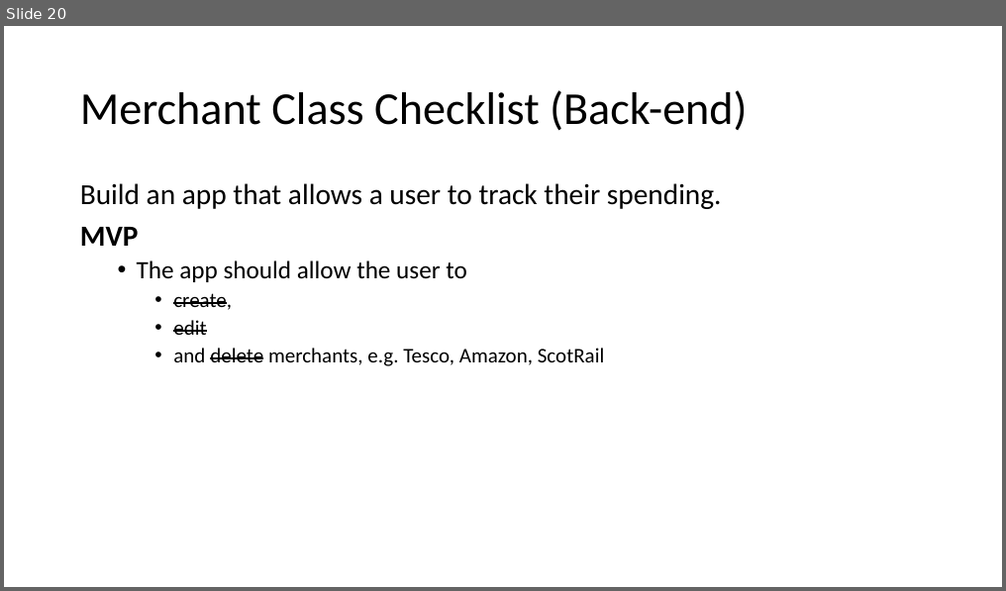
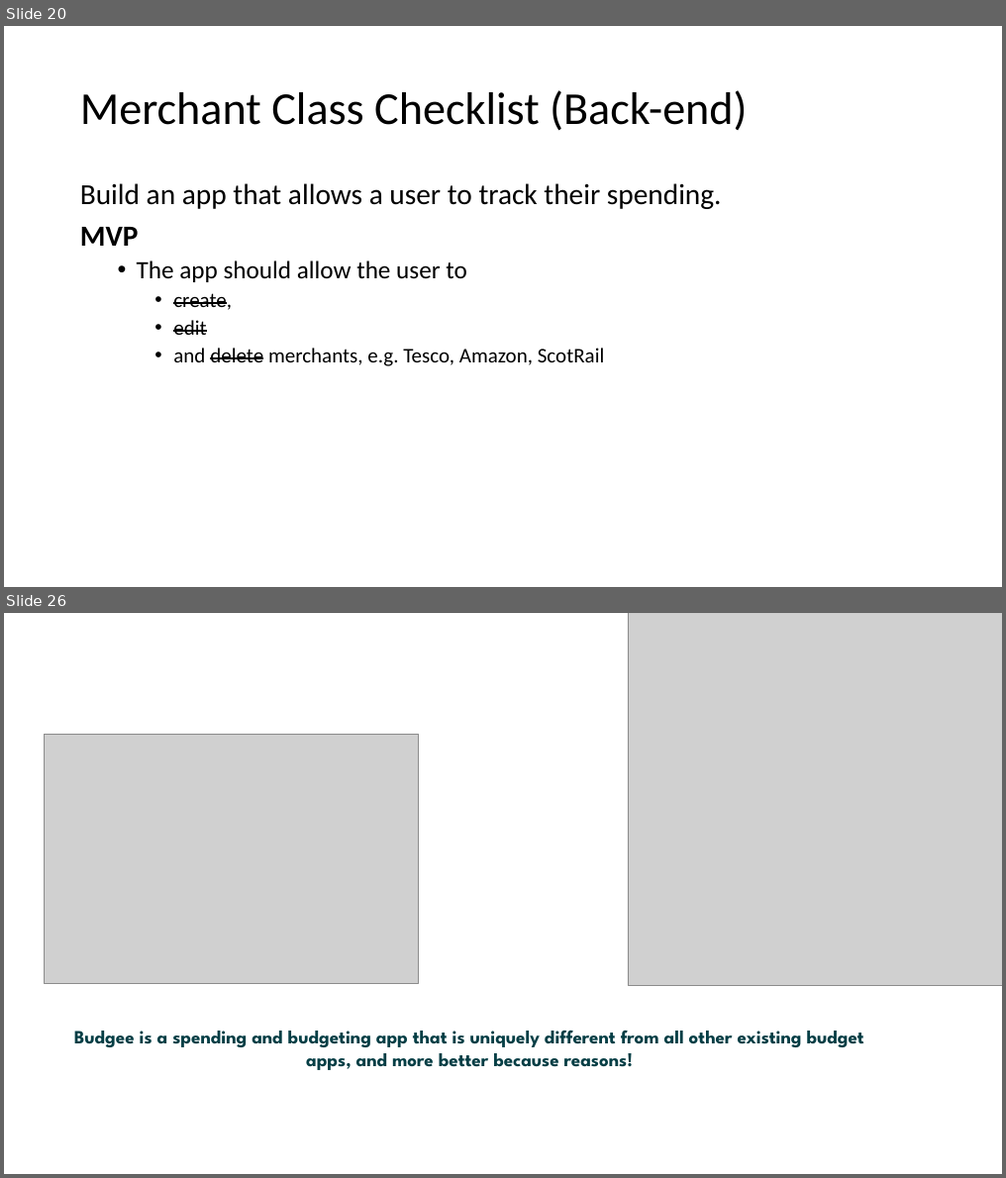
Before and after one commit to catf62/Budgee, a slide deck: Plans_Project_Management/Budget_App_Plan_08Nov2018.pptx. Shown one above the other, each under a label of ours: slide 20 before the commit, slides 20 and 26 after it; the slides between them are not shown. The pictures are 1006x591 and 1006x1178 pixels, drawn with LibreOffice and Linux fonts; fonts in the diff are those of the drawing; grey boxes stand for pictures. Boxes give left, top, right and bottom in pixels: in the first picture for what was removed or moved away, otherwise in the second. Text is boxed around its words. In the diff, an @@ line names an element or a change of style, - is before the commit and + after.

```diff
--- a/Plans_Project_Management/Budget_App_Plan_08Nov2018.pptx
+++ b/Plans_Project_Management/Budget_App_Plan_08Nov2018.pptx
@@ slide 26 added at (4, 613, 1002, 1174), background #FFFFFF @@
@@ picture added at (628, 613, 1002, 986) @@
@@ picture added at (45, 734, 419, 983) @@
@@ text added at (74, 1030, 864, 1070), 18 pt, text #053E45, bold @@
+Budgee is a spending and budgeting app that is uniquely different from all other existing budget apps, and more better because reasons!
```
Also in this commit, not shown: 2 slides changed, 5 other slides added, 13 other files.
